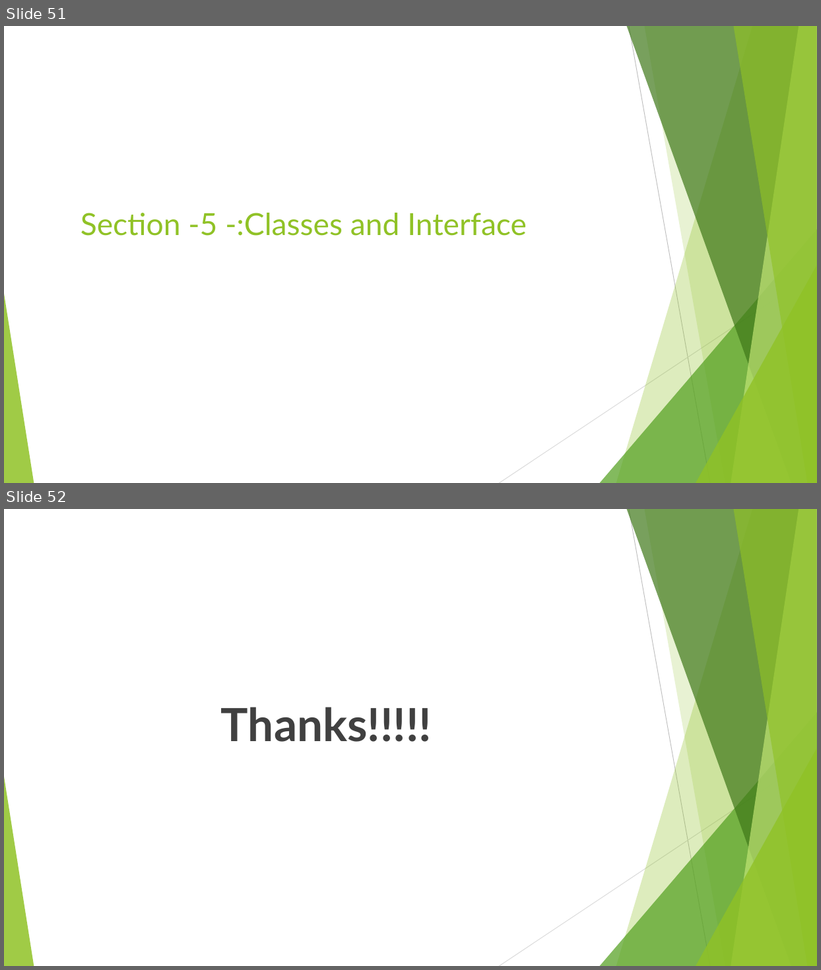
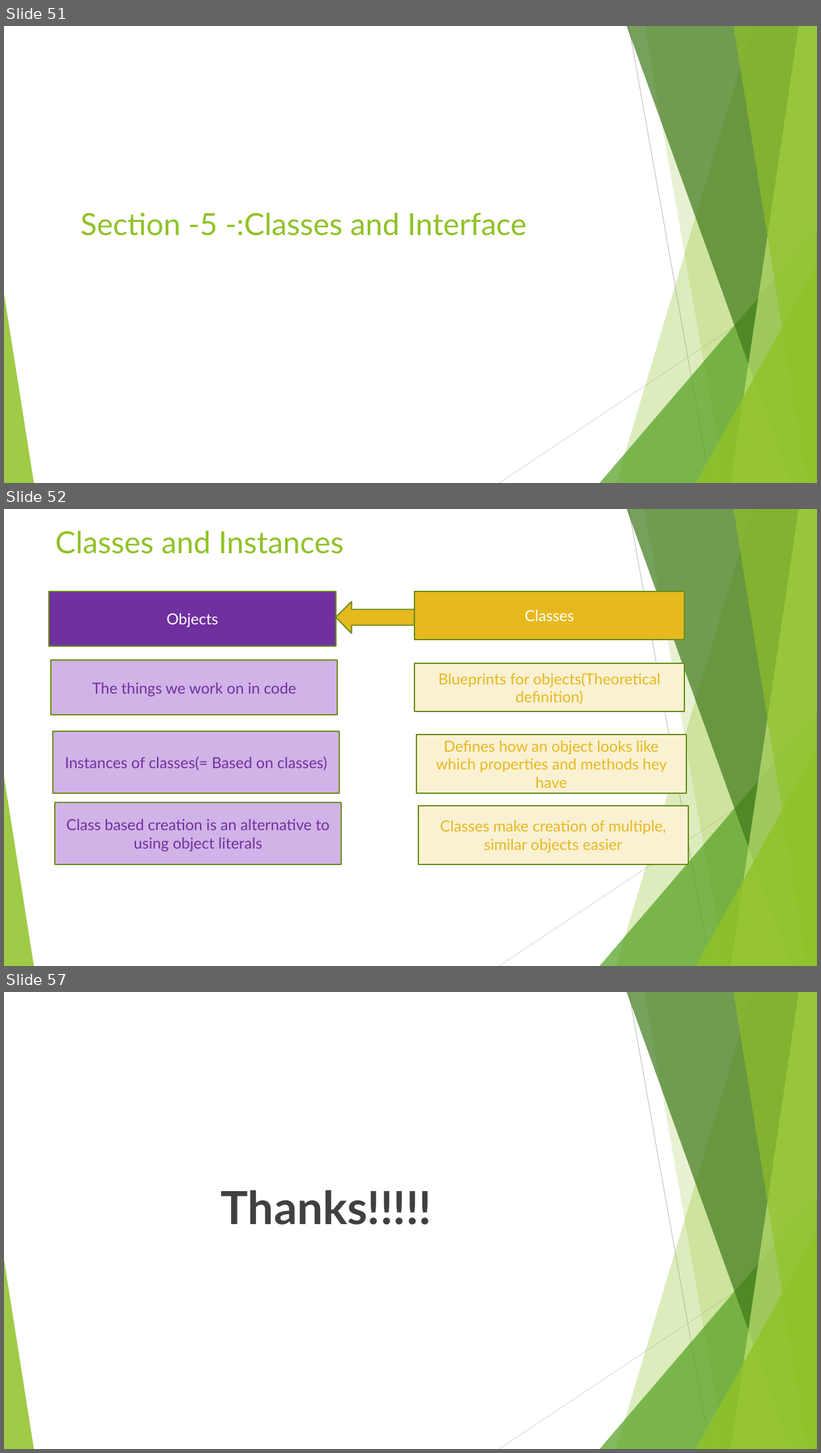
Before and after one commit to rudhrainfogain/TypeScript, a slide deck: PPT/TypeScriptv5.pptx. Shown one above the other, each under a label of ours: slides 51 and 52 before the commit, slides 51, 52 and 57 after it; the slides between them are not shown. The pictures are 821x970 and 821x1453 pixels, drawn with LibreOffice and Linux fonts; fonts in the diff are those of the drawing. Boxes give left, top, right and bottom in pixels: in the first picture for what was removed or moved away, otherwise in the second. Text is boxed around its words. In the diff, an @@ line names an element or a change of style, - is before the commit and + after.

Commit message:
classes paretial

```diff
--- a/PPT/TypeScriptv5.pptx
+++ b/PPT/TypeScriptv5.pptx
@@ slide 52 added at <box>4,509,817,966</box>, background #FFFFFF; not listed: 10 template elements that a slide beside it also shows @@
@@ title added at <box>55,531,344,554</box>, 36 pt, text #90C226 @@
+Classes and Instances
@@ rectangle added at <box>49,591,336,646</box>, fill #7030A0, outline #6B901C 1.5 pt, 18 pt, text #FFFFFF @@
+Objects
@@ left arrow added at <box>336,601,415,634</box>, fill #E6B91E, outline #6B901C 1.5 pt @@
@@ rectangle added at <box>415,591,684,640</box>, fill #E6B91E, outline #6B901C 1.5 pt, 18 pt, text #FFFFFF @@
+Classes
@@ rectangle added at <box>51,660,338,715</box>, fill #D1B3E7, outline #6B901C 1.5 pt, 18 pt, text #7030A0 @@
+The things we work on in code
@@ rectangle added at <box>415,664,684,712</box>, fill #FAF1D2, outline #6B901C 1.5 pt, 18 pt, text #E6B91E @@
+Blueprints for objects(Theoretical definition)
@@ rectangle added at <box>53,731,339,794</box>, fill #D1B3E7, outline #6B901C 1.5 pt, 18 pt, text #7030A0 @@
+Instances of classes(= Based on classes)
@@ rectangle added at <box>416,735,686,793</box>, fill #FAF1D2, outline #6B901C 1.5 pt, 18 pt, text #E6B91E @@
+Defines how an object looks like which properties and methods hey have
@@ rectangle added at <box>55,803,341,865</box>, fill #D1B3E7, outline #6B901C 1.5 pt, 18 pt, text #7030A0 @@
+Class based creation is an alternative to using object literals
@@ rectangle added at <box>418,806,688,865</box>, fill #FAF1D2, outline #6B901C 1.5 pt, 18 pt, text #E6B91E @@
+Classes make creation of multiple, similar objects easier
@@ what was slide 52 is now slide 57 @@
```
Also in this commit, not shown: 4 other slides added, 2 other files.
